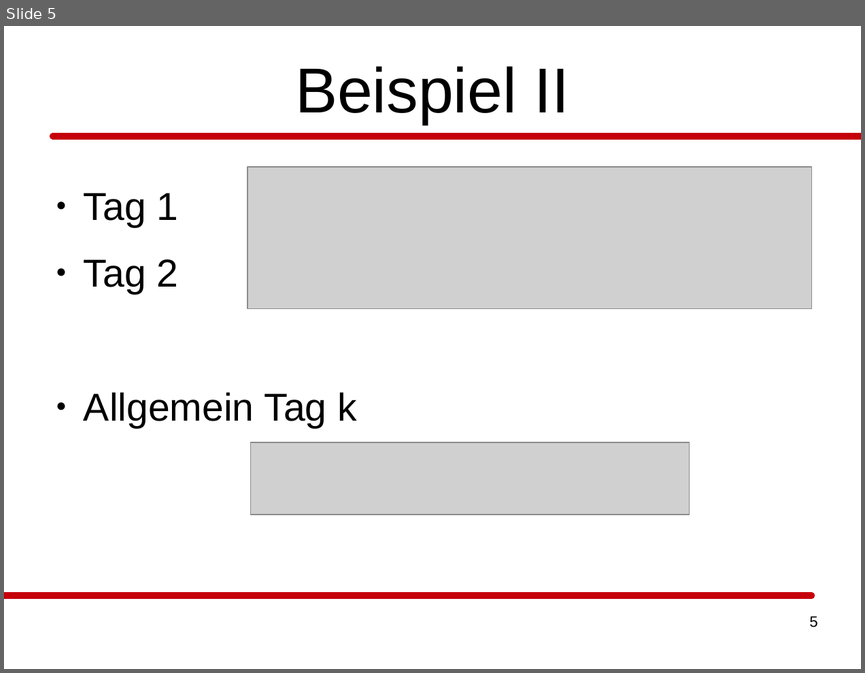
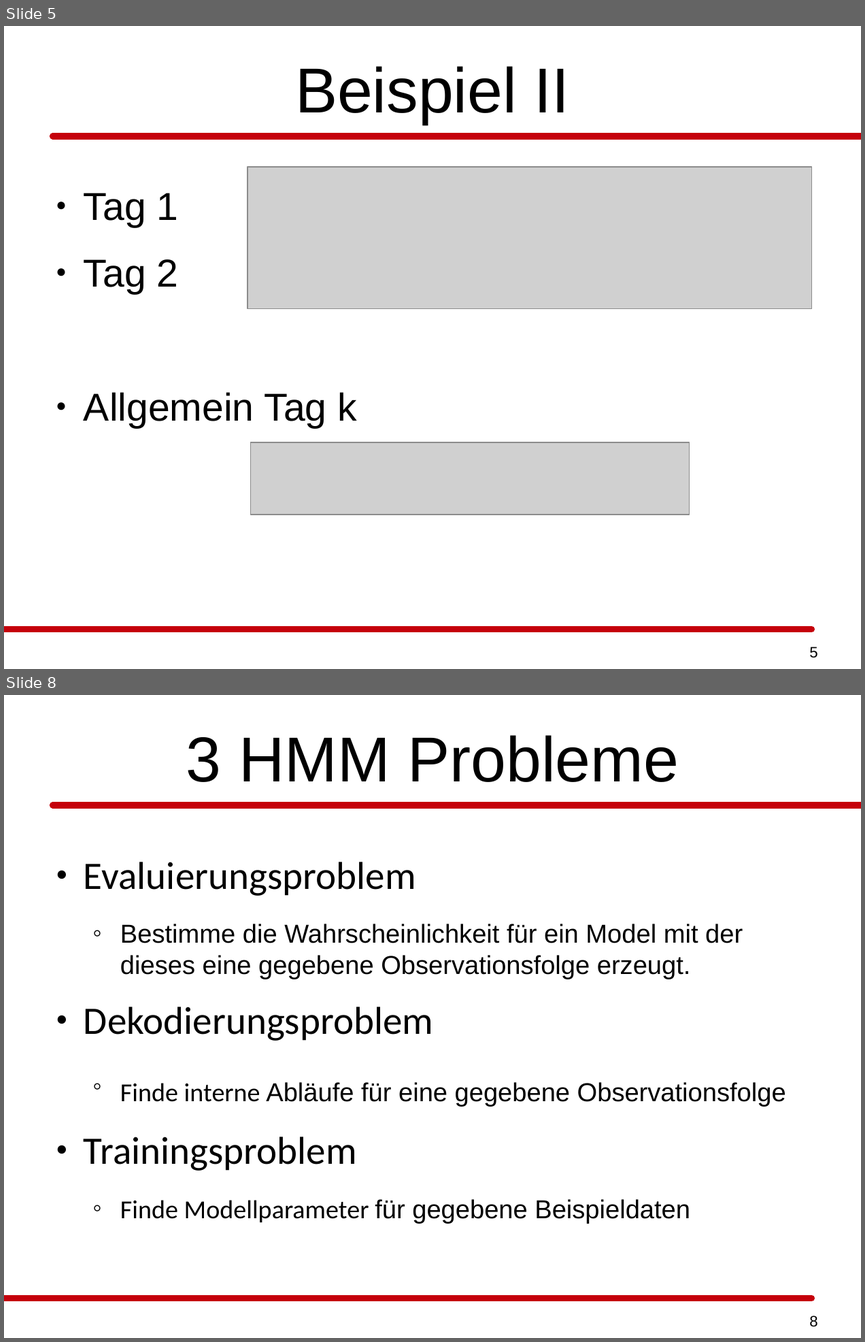
Before and after one commit to daandres/ml_soundwave_doppler_effect, a slide deck: praesentation/hmm/praesentation_ml_hmm_pasler_rieder.odp. Shown one above the other, each under a label of ours: slide 5 before the commit, slides 5 and 8 after it; the slides between them are not shown. The pictures are 865x673 and 865x1342 pixels, drawn with LibreOffice and Linux fonts; fonts in the diff are those of the drawing; grey boxes stand for pictures. Boxes give left, top, right and bottom in pixels: in the first picture for what was removed or moved away, otherwise in the second. Text is boxed around its words. In the diff, an @@ line names an element or a change of style, - is before the commit and + after.

```diff
--- a/praesentation/hmm/praesentation_ml_hmm_pasler_rieder.odp
+++ b/praesentation/hmm/praesentation_ml_hmm_pasler_rieder.odp
@@ slide 8 added at <box>4,695,861,1338</box>, background #FFFFFF; not listed: 2 template elements that a slide beside it also shows @@
@@ title added at <box>186,735,679,782</box>, 58.7 pt, text #000000 @@
+3 HMM Probleme
@@ text added at <box>84,862,786,1223</box>, 24 pt, text #000000 @@
+● Evaluierungsproblem
+  ◦ Bestimme die Wahrscheinlichkeit für ein Model mit der dieses eine gegebene Observationsfolge erzeugt.
+● Dekodierungsproblem
+  ◦ Finde interne Abläufe für eine gegebene Observationsfolge
+● Trainingsproblem
+  ◦ Finde Modellparameter für gegebene Beispieldaten
@@ page number added at <box>809,1315,817,1327</box>, 14 pt, text #000000 @@
+8
@@ slide 5 changed as well @@
@@ rectangle: place and size @@
-rectangle at <box>4,595,812,595</box>
+rectangle at <box>4,629,812,629</box>
@@ page number: place and size @@
-page number at <box>809,616,817,627</box>
+page number at <box>809,646,817,658</box>
```
Also in this commit, not shown: 8 other slides changed, 4 other slides added, 3 slides removed, 1 other file.
